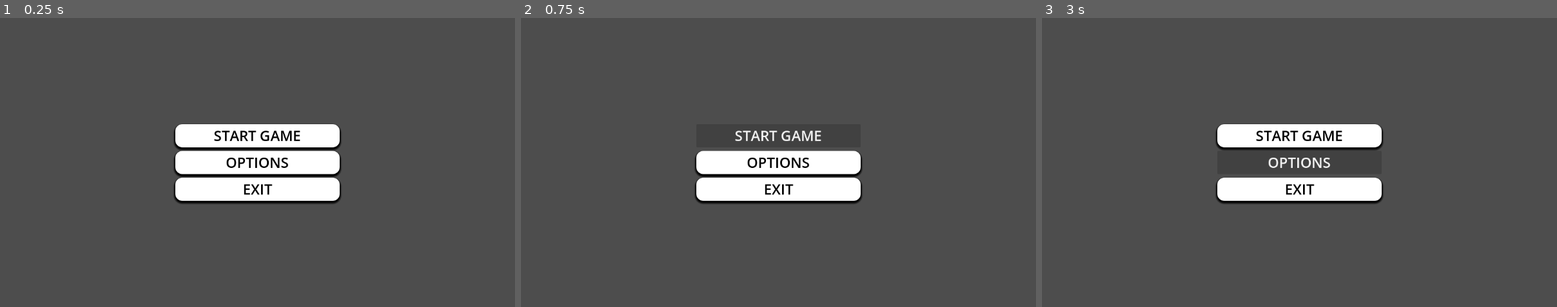
Above: before the commit, frames 1-3 (left to right).
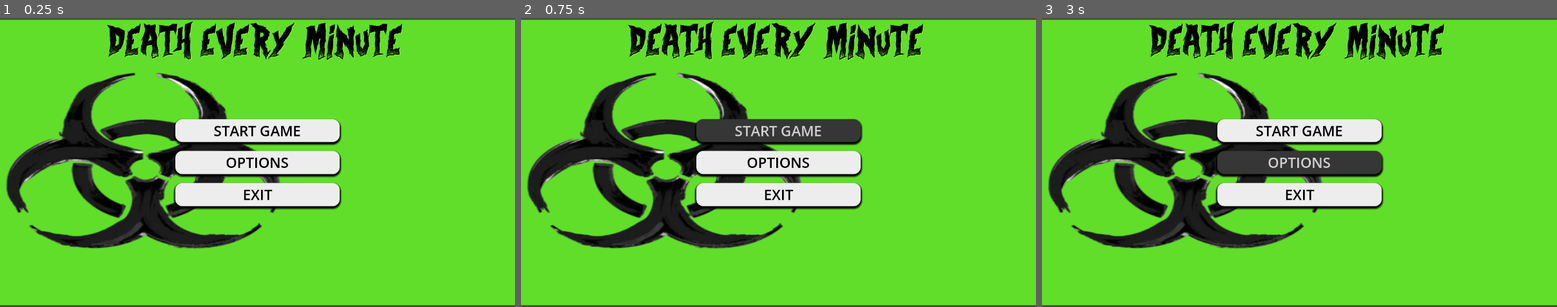
Above: after the commit, the same moments.

Repository: strixconn-ops/GMTK-26-
Game: Godot game, scene res://main_menu.tscn
Same seed, same stepped clock (60 frames per second), same inputs: the game is played once before the commit and once after it.
Inputs:
- Up to frame 1 (0.25 s): no input
- Up to frame 2 (0.75 s): click "START GAME" at 0.5 s
- Up to frame 3 (3 s): click "START GAME" at 1.25 s; click "START GAME" at 2 s; click "OPTIONS" at 2.75 s

The runs differ from the first frame. In frame 1, 92% of the frame differs, in the area x 0-100%, y 0-100%; in frame 2, 92%; in frame 3, 93%.

Commit message:
After checking the font i've created a child node called label and kept the game name at center after that i kept the bg using colour rect after that i've found a img with toxic symbol and attached to the mainmenu using  panel after that i changed the styles for buttons and i think i have covered everything i've done

Diff:
--- a/death-every-minute/main_menu.tscn
+++ b/death-every-minute/main_menu.tscn
@@ -1,7 +1,15 @@
 [gd_scene format=3 uid="uid://bvm0l57aive3c"]
 
+[ext_resource type="FontFile" uid="uid://dfyiikwxllxi1" path="res://Curse of the Zombie.ttf" id="1_7vrkn"]
+[ext_resource type="Texture2D" uid="uid://6xk17o1iqb20" path="res://download-Photoroom.png" id="2_fu7sn"]
+
+[sub_resource type="StyleBoxEmpty" id="StyleBoxEmpty_nogid"]
+
+[sub_resource type="StyleBoxTexture" id="StyleBoxTexture_xenfi"]
+texture = ExtResource("2_fu7sn")
+
 [sub_resource type="StyleBoxFlat" id="StyleBoxFlat_8g5uu"]
-bg_color = Color(18.892157, 18.892157, 18.892157, 1)
+bg_color = Color(0.9297146, 0.9297147, 0.9297146, 1)
 corner_radius_top_left = 16
 corner_radius_top_right = 16
 corner_radius_bottom_right = 16
@@ -9,6 +17,28 @@
 shadow_color = Color(0, 0, 0, 0.9607843)
 shadow_size = 5
 shadow_offset = Vector2(0, 3.41)
+
+[sub_resource type="StyleBoxFlat" id="StyleBoxFlat_7vrkn"]
+bg_color = Color(0.412153, 0.41215235, 0.41215214, 1)
+corner_radius_top_left = 16
+corner_radius_top_right = 16
+corner_radius_bottom_right = 16
+corner_radius_bottom_left = 16
+shadow_color = Color(0, 0, 0, 0.9607843)
+shadow_size = 5
+shadow_offset = Vector2(0, 3.41)
+
+[sub_resource type="StyleBoxFlat" id="StyleBoxFlat_fu7sn"]
+bg_color = Color(0.21230495, 0.2123048, 0.21230477, 1)
+corner_radius_top_left = 16
+corner_radius_top_right = 16
+corner_radius_bottom_right = 16
+corner_radius_bottom_left = 16
+shadow_color = Color(0, 0, 0, 0.9607843)
+shadow_size = 5
+shadow_offset = Vector2(0, 3.41)
+
+[sub_resource type="StyleBoxEmpty" id="StyleBoxEmpty_fu7sn"]
 
 [node name="Main Menu" type="Control" unique_id=229154848]
 layout_mode = 3
@@ -20,6 +50,51 @@
 grow_horizontal = 2
 grow_vertical = 2
 
+[node name="ColorRect" type="ColorRect" parent="." unique_id=1282313626]
+layout_mode = 1
+anchors_preset = 8
+anchor_left = 0.5
+anchor_top = 0.5
+anchor_right = 0.5
+anchor_bottom = 0.5
+offset_left = -576.0
+offset_top = -320.0
+offset_right = 576.0
+offset_bottom = 320.0
+grow_horizontal = 2
+grow_vertical = 2
+color = Color(0.38039216, 0.87058824, 0.16470589, 1)
+
+[node name="Label" type="Label" parent="ColorRect" unique_id=518054964]
+layout_mode = 1
+anchors_preset = 5
+anchor_left = 0.5
+anchor_right = 0.5
+offset_left = -336.0
+offset_top = 24.0
+offset_right = 345.0
+offset_bottom = 112.0
+grow_horizontal = 2
+theme_override_colors/font_color = Color(0, 0, 0, 1)
+theme_override_colors/font_shadow_color = Color(0.50315577, 0.99999994, 0.2446042, 0.95686275)
+theme_override_fonts/font = ExtResource("1_7vrkn")
+theme_override_font_sizes/font_size = 64
+theme_override_styles/normal = SubResource("StyleBoxEmpty_nogid")
+text = "DEATH EVERY MINUTE"
+
+[node name="Panel" type="Panel" parent="ColorRect/Label" unique_id=1307109344]
+layout_mode = 1
+anchors_preset = 15
+anchor_right = 1.0
+anchor_bottom = 1.0
+offset_left = -279.0
+offset_top = 51.0
+offset_right = -230.0
+offset_bottom = 447.0
+grow_horizontal = 2
+grow_vertical = 2
+theme_override_styles/panel = SubResource("StyleBoxTexture_xenfi")
+
 [node name="VBoxContainer" type="VBoxContainer" parent="." unique_id=142252288]
 layout_mode = 1
 anchors_preset = 8
@@ -28,33 +103,51 @@
 anchor_right = 0.5
 anchor_bottom = 0.5
 offset_left = -184.0
-offset_top = -86.0
+offset_top = -97.5
 offset_right = 184.0
-offset_bottom = 86.0
+offset_bottom = 97.5
 grow_horizontal = 2
 grow_vertical = 2
-theme_override_constants/separation = 8
+theme_override_constants/separation = 20
 
 [node name="Button" type="Button" parent="VBoxContainer" unique_id=779149520]
 layout_mode = 2
 size_flags_vertical = 3
 theme_override_colors/font_color = Color(0, 0, 0, 1)
+theme_override_colors/font_focus_color = Color(0.79482836, 0.79482794, 0.794828, 1)
+theme_override_colors/font_pressed_color = Color(0.8175215, 0.81752115, 0.81752115, 1)
+theme_override_colors/font_hover_color = Color(0.8175213, 0.8175213, 0.81752115, 1)
 theme_override_font_sizes/font_size = 32
 theme_override_styles/normal = SubResource("StyleBoxFlat_8g5uu")
+theme_override_styles/pressed = SubResource("StyleBoxFlat_7vrkn")
+theme_override_styles/hover = SubResource("StyleBoxFlat_fu7sn")
+theme_override_styles/focus = SubResource("StyleBoxEmpty_fu7sn")
 text = "START GAME"
 
 [node name="Button2" type="Button" parent="VBoxContainer" unique_id=679600277]
 layout_mode = 2
 size_flags_vertical = 3
 theme_override_colors/font_color = Color(0, 0, 0, 1)
+theme_override_colors/font_focus_color = Color(0.79482836, 0.79482794, 0.794828, 1)
+theme_override_colors/font_pressed_color = Color(0.8175215, 0.81752115, 0.81752115, 1)
+theme_override_colors/font_hover_color = Color(0.8175213, 0.8175213, 0.81752115, 1)
 theme_override_font_sizes/font_size = 32
 theme_override_styles/normal = SubResource("StyleBoxFlat_8g5uu")
+theme_override_styles/pressed = SubResource("StyleBoxFlat_7vrkn")
+theme_override_styles/hover = SubResource("StyleBoxFlat_fu7sn")
+theme_override_styles/focus = SubResource("StyleBoxEmpty_fu7sn")
 text = "OPTIONS"
 
 [node name="Button3" type="Button" parent="VBoxContainer" unique_id=1967913226]
 layout_mode = 2
 size_flags_vertical = 3
 theme_override_colors/font_color = Color(0, 0, 0, 1)
+theme_override_colors/font_focus_color = Color(0.79482836, 0.79482794, 0.794828, 1)
+theme_override_colors/font_pressed_color = Color(0.8175215, 0.81752115, 0.81752115, 1)
+theme_override_colors/font_hover_color = Color(0.8175213, 0.8175213, 0.81752115, 1)
 theme_override_font_sizes/font_size = 32
 theme_override_styles/normal = SubResource("StyleBoxFlat_8g5uu")
+theme_override_styles/pressed = SubResource("StyleBoxFlat_7vrkn")
+theme_override_styles/hover = SubResource("StyleBoxFlat_fu7sn")
+theme_override_styles/focus = SubResource("StyleBoxEmpty_fu7sn")
 text = "EXIT"
Binary file added: death-every-minute/Curse of the Zombie.ttf
Not shown, added: death-every-minute/Curse of the Zombie.ttf.import
Binary file added: death-every-minute/download-Photoroom.png
Not shown, added: death-every-minute/download-Photoroom.png.import
Binary file added: death-every-minute/download.webp
Not shown, added: death-every-minute/download.webp.import
